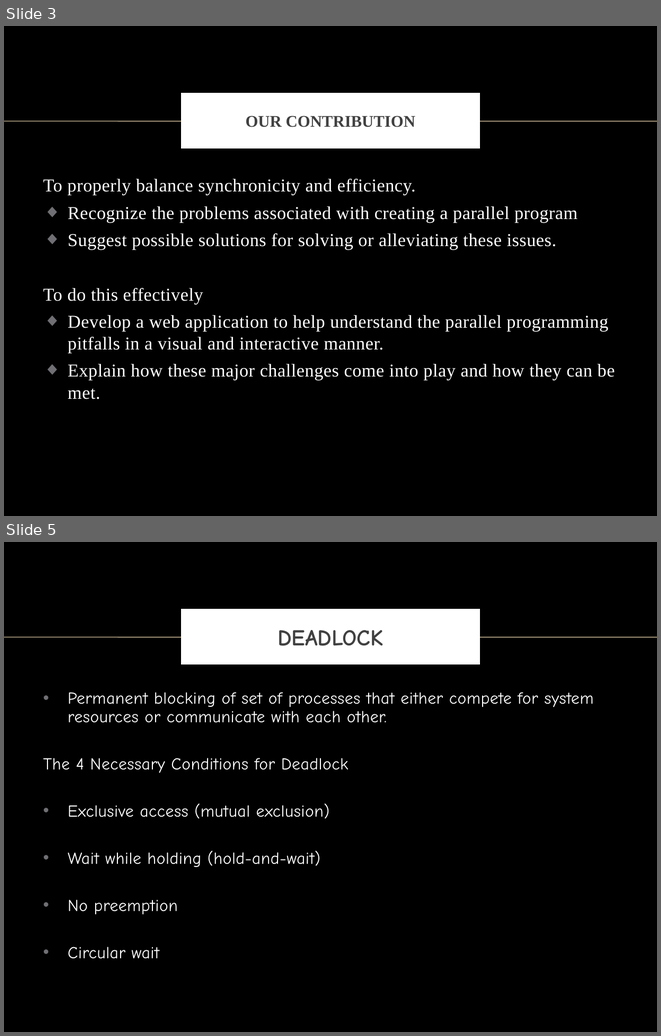
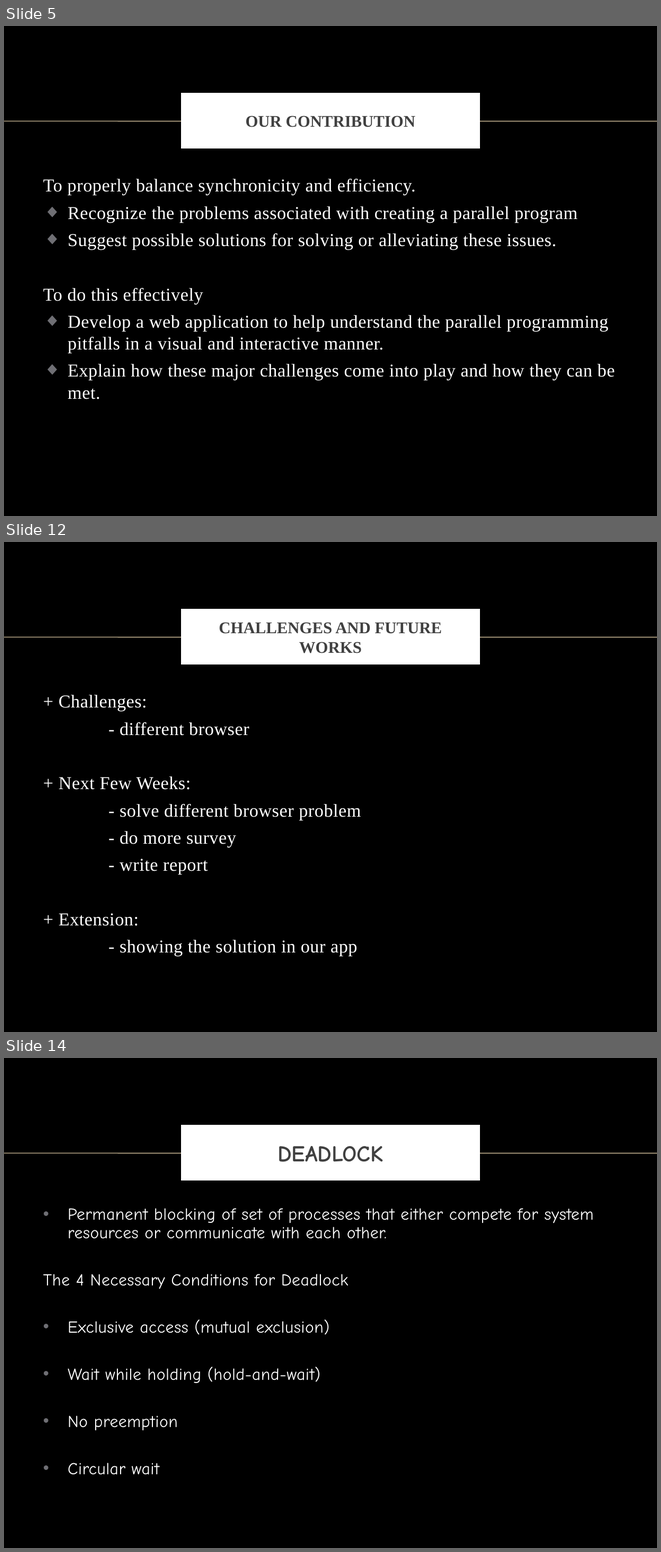
Before and after one commit to vong-srey/Paravantage, a slide deck: Presentation.pptx. Shown one above the other, each under a label of ours: slides 3 and 5 before the commit, slides 5, 12 and 14 after it; the slides between them are not shown. The pictures are 661x1036 and 661x1552 pixels, drawn with LibreOffice and Linux fonts; fonts in the diff are those of the drawing; background and template pictures are left out. Boxes give left, top, right and bottom in pixels: in the first picture for what was removed or moved away, otherwise in the second. Text is boxed around its words. In the diff, an @@ line names an element or a change of style, - is before the commit and + after.

```diff
--- a/Presentation.pptx
+++ b/Presentation.pptx
@@ slide 12 added at box(4, 542, 657, 1032), background picture (left out); not listed: 1 template element that a slide beside it also shows @@
@@ title added at box(184, 612, 477, 662), fill #FFFFFF, outline #FFFFFF 6 pt, 18 pt, text #404040, bold @@
+CHALLENGES AND FUTURE WORKS
@@ text added at box(59, 695, 361, 956), 20 pt, text #FFFFFF @@
++ Challenges:
+- different browser
++ Next Few Weeks:
+- solve different browser problem
+- do more survey
+- write report
++ Extension:
+- showing the solution in our app
@@ what was slide 3 is now slide 5 @@
@@ what was slide 5 is now slide 14 @@
```
Also in this commit, not shown: 1 slide changed, 8 other slides added.
